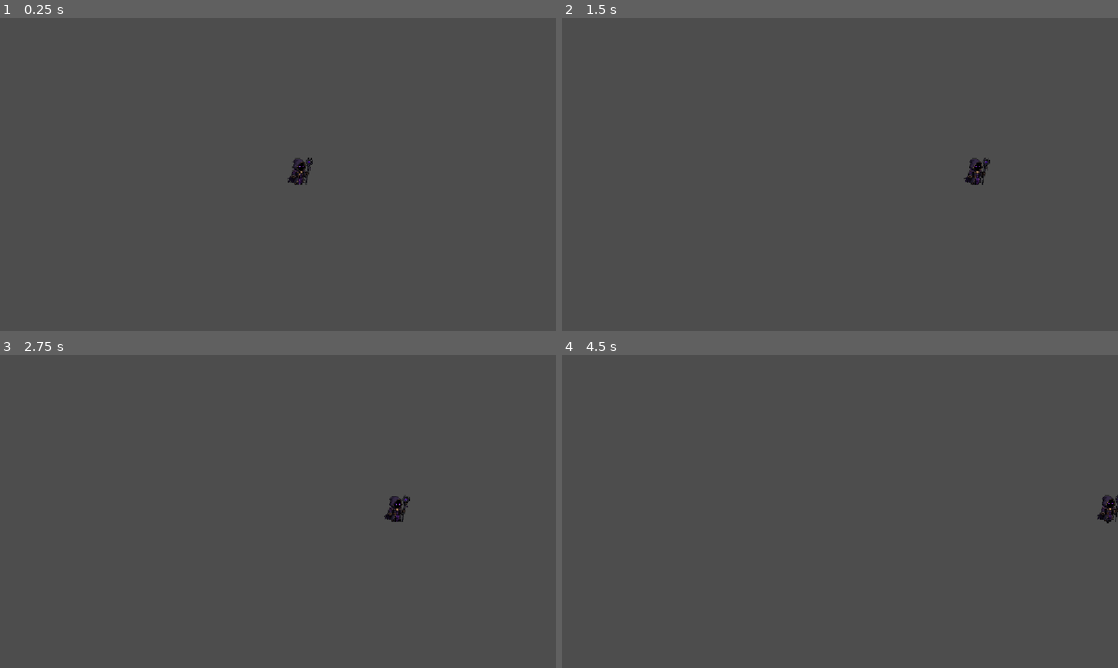
Above: before the commit, frames 1-4 (two rows, left to right).
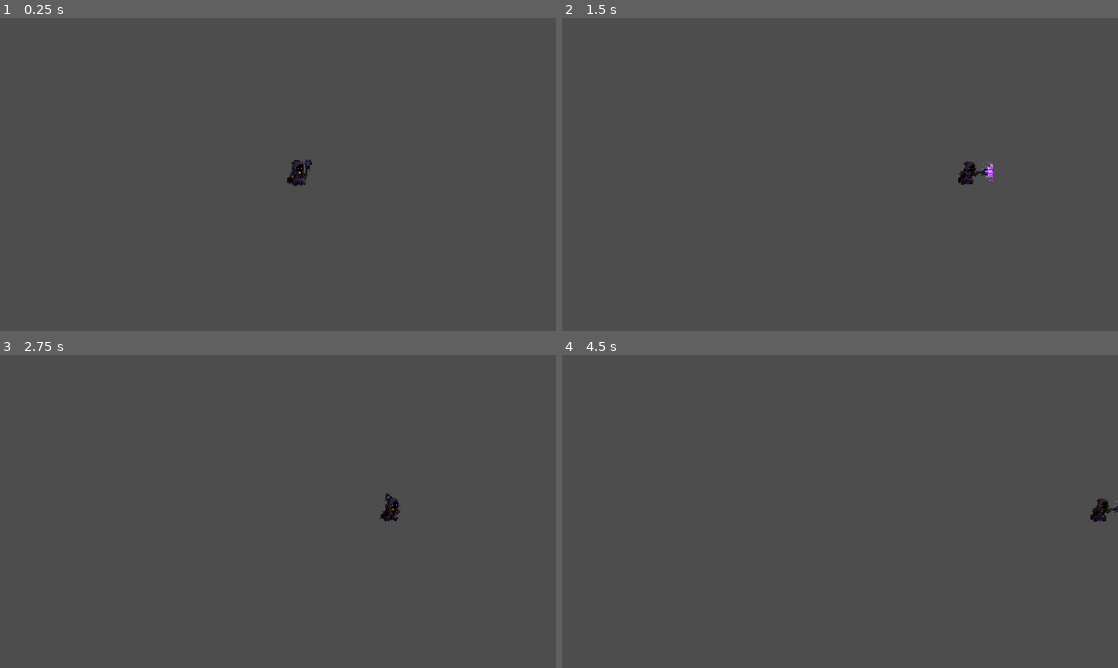
Above: after the commit, the same moments.

Repository: krunkske/Gamejam_ITF
Game: Godot game, scene res://Main.tscn
Two runs of this game, one before a commit and one after it. Both use one fixed random seed, a clock stepped at 60 frames per second and the inputs below.
Inputs (mouse positions are in pixels of both pictures, inside the frame that each line leads up to):
- Up to frame 1 (0.25 s): no input
- Up to frame 2 (1.5 s): tap Enter (ui_accept) at 0.5, 0.77 s; move the mouse to (962, 158) at 0.52 s; hold Right (ui_right) from 0.53 s (still down); click (962, 158) at 0.67 s; move the mouse to (728, 190) at 1.27 s; click (728, 190) at 1.42 s
- Up to frame 3 (2.75 s): tap Enter (ui_accept) at 1.52 s; move the mouse to (333, 442) at 2.02 s; release Right (ui_right) at 2.03 s; hold Left (ui_left) from 2.03 s (still down); click (333, 442) at 2.17 s
- Up to frame 4 (4.5 s): move the mouse to (812, 574) at 2.77 s; release Left (ui_left) at 2.78 s; hold Right (ui_right) 2.78-4.28 s; click (812, 574) at 2.92 s; tap Enter (ui_accept) at 3.02, 3.77 s; move the mouse to (1006, 558) at 3.52 s; click (1006, 558) at 3.67 s; move the mouse to (673, 464) at 4.27 s; hold Left (ui_left) from 4.28 s (still down); click (673, 464) at 4.42 s

The runs differ from the first frame. In frame 1, 0.2% of the frame differs, in the area x 51-57%, y 44-54%; in frame 2, 0.3%, in the area x 71-78%, y 44-54%; in frame 3, 0.2%; in frame 4, 0.3%.

Commit message:
Attack + iddle

Diff:
--- a/unstable-wizard/Scenes/Player/Player.tscn
+++ b/unstable-wizard/Scenes/Player/Player.tscn
@@ -1,16 +1,53 @@
 [gd_scene format=3 uid="uid://6qwu0prll2lr"]
 
 [ext_resource type="Script" uid="uid://3hxjf68127o5" path="res://Scripts/Classes/Player/Player.gd" id="1_rpqav"]
+[ext_resource type="Texture2D" uid="uid://xfvyrofpuxgc" path="res://Scenes/Player/attack_01.png" id="2_825xp"]
 [ext_resource type="Texture2D" uid="uid://bnea68wlnowlj" path="res://Scenes/Player/walk_01.png" id="2_jmcll"]
 [ext_resource type="Texture2D" uid="uid://bc2p5t8i5ke8k" path="res://Scenes/Player/walk_02.png" id="3_4wape"]
+[ext_resource type="Texture2D" uid="uid://b2rurlv4mp8ef" path="res://Scenes/Player/attack_02.png" id="3_ji083"]
+[ext_resource type="Texture2D" uid="uid://b3s0k1wppkxxf" path="res://Scenes/Player/attack_03.png" id="4_0kmp4"]
 [ext_resource type="Texture2D" uid="uid://bp8bxe1tbp2o8" path="res://Scenes/Player/walk_03.png" id="4_t26db"]
 [ext_resource type="Texture2D" uid="uid://b2ssv3pgl86uy" path="res://Scenes/Player/walk_04.png" id="5_fk5o5"]
+[ext_resource type="Texture2D" uid="uid://cf0la6ibh50n0" path="res://Scenes/Player/attack_04.png" id="5_i5acl"]
+[ext_resource type="Texture2D" uid="uid://n5ryk0c18yg4" path="res://Scenes/Player/idle_01.png" id="6_epg6k"]
+[ext_resource type="Texture2D" uid="uid://bcncthlvawax2" path="res://Scenes/Player/idle_02.png" id="7_0u84n"]
+[ext_resource type="Texture2D" uid="uid://640xtegqlq6h" path="res://Scenes/Player/idle_03.png" id="8_esmjy"]
+[ext_resource type="Texture2D" uid="uid://dln36dueajt7d" path="res://Scenes/Player/idle_04.png" id="9_6tu5v"]
 
 [sub_resource type="SpriteFrames" id="SpriteFrames_0xww6"]
 animations = [{
-"frames": [],
+"frames": [{
+"duration": 1.0,
+"texture": ExtResource("2_825xp")
+}, {
+"duration": 1.0,
+"texture": ExtResource("3_ji083")
+}, {
+"duration": 1.0,
+"texture": ExtResource("4_0kmp4")
+}, {
+"duration": 1.0,
+"texture": ExtResource("5_i5acl")
+}],
 "loop": 1,
-"name": &"new_animation",
+"name": &"attack",
+"speed": 5.0
+}, {
+"frames": [{
+"duration": 1.0,
+"texture": ExtResource("6_epg6k")
+}, {
+"duration": 1.0,
+"texture": ExtResource("7_0u84n")
+}, {
+"duration": 1.0,
+"texture": ExtResource("8_esmjy")
+}, {
+"duration": 1.0,
+"texture": ExtResource("9_6tu5v")
+}],
+"loop": 1,
+"name": &"idle",
 "speed": 5.0
 }, {
 "frames": [{
@@ -36,4 +73,5 @@
 
 [node name="anination" type="AnimatedSprite2D" parent="." unique_id=930029314]
 sprite_frames = SubResource("SpriteFrames_0xww6")
-animation = &"walk"
+animation = &"idle"
+frame_progress = 0.64199793
--- a/unstable-wizard/Scripts/Classes/Player/Player.gd
+++ b/unstable-wizard/Scripts/Classes/Player/Player.gd
@@ -2,12 +2,16 @@
 class_name Player
 
 @export var speed: float = 250.0
-@export var fire_rate: float = 0.3
-@export var spell_scene: PackedScene
 
-var can_shoot: bool = true
+var attacking: bool = false
 
-@onready var spell_spawn: Marker2D = $SpellSpawn
+@onready var animation: AnimatedSprite2D = $anination
+
+
+func _ready() -> void:
+	# Attack maar één keer afspelen
+	animation.sprite_frames.set_animation_loop("attack", false)
+
 
 func _physics_process(delta: float) -> void:
 	var input_dir := Vector2(
@@ -18,36 +22,32 @@
 	velocity = input_dir.normalized() * speed
 	move_and_slide()
 
-	# Walk animatie alleen tijdens bewegen
+	# Tijdens attack niets veranderen
+	if attacking:
+		return
+
+	# Bewegen = walk
 	if input_dir != Vector2.ZERO:
-		$anination.play("walk")
+		if animation.animation != "walk":
+			animation.play("walk")
+
+	# Stilstaan = idle
 	else:
-		$anination.stop()
+		if animation.animation != "idle":
+			animation.play("idle")
 
 
 func _input(event: InputEvent) -> void:
-	if event.is_action_pressed("shoot") and can_shoot:
-		shoot()
+	if event is InputEventMouseButton:
+		if event.button_index == MOUSE_BUTTON_LEFT:
+			if event.pressed and not attacking:
+				attack()
 
 
-func shoot() -> void:
-	if spell_scene == null:
-		push_warning("Geen spell_scene toegewezen aan Player!")
-		return
+func attack() -> void:
+	attacking = true
+	animation.play("attack")
 
-	can_shoot = false
+	await animation.animation_finished
 
-	var spell := spell_scene.instantiate()
-	get_tree().current_scene.add_child(spell)
-	spell.global_position = spell_spawn.global_position
-
-	# Richting naar muis
-	var dir := (
-		get_global_mouse_position() - spell_spawn.global_position
-	).normalized()
-
-	if "direction" in spell:
-		spell.direction = dir
-
-	await get_tree().create_timer(fire_rate).timeout
-	can_shoot = true
+	attacking = false
Binary file added: unstable-wizard/Scenes/Player/attack_01.png
Not shown, added: unstable-wizard/Scenes/Player/attack_01.png.import
Binary file added: unstable-wizard/Scenes/Player/attack_02.png
Not shown, added: unstable-wizard/Scenes/Player/attack_02.png.import
Binary file added: unstable-wizard/Scenes/Player/attack_03.png
Not shown, added: unstable-wizard/Scenes/Player/attack_03.png.import
Binary file added: unstable-wizard/Scenes/Player/attack_04.png
Not shown, added: unstable-wizard/Scenes/Player/attack_04.png.import
Binary file added: unstable-wizard/Scenes/Player/idle_01.png
Not shown, added: unstable-wizard/Scenes/Player/idle_01.png.import
Binary file added: unstable-wizard/Scenes/Player/idle_02.png
Not shown, added: unstable-wizard/Scenes/Player/idle_02.png.import
(and 4 more such lines)
